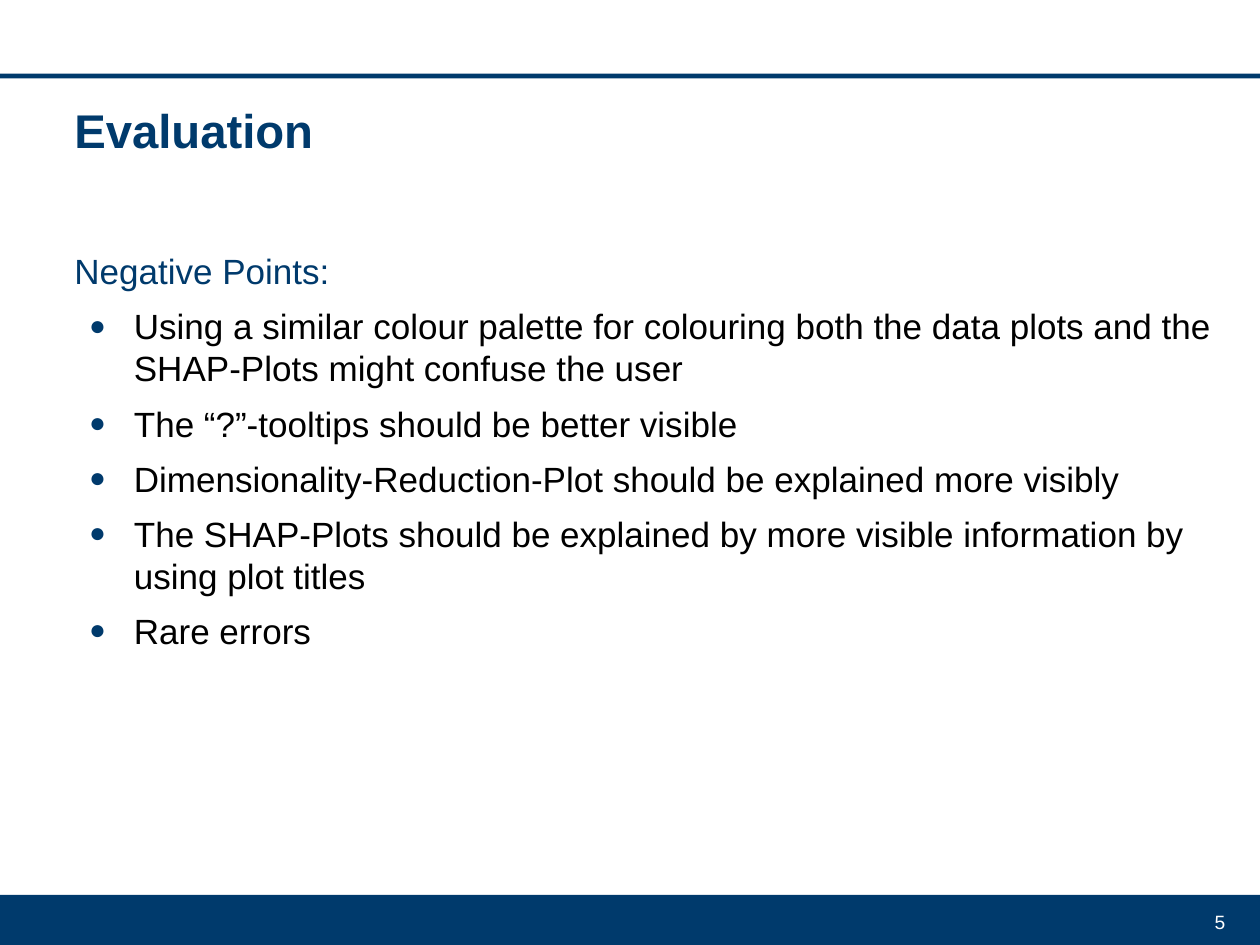
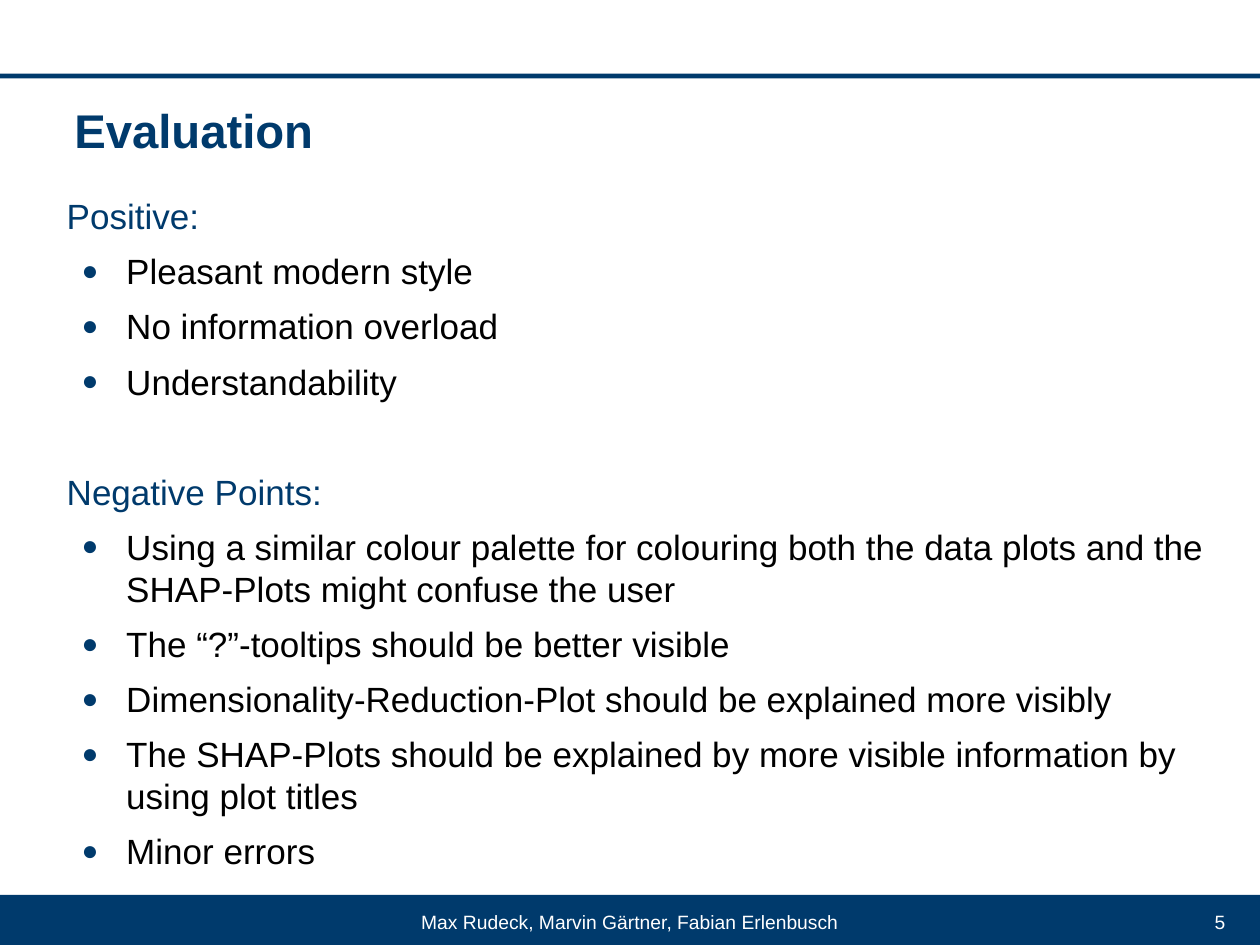
Before and after one commit to DrFab1/va_explainable_ai, a slide deck: slide 5 of VA_Projekt.ppt. Drawn at 1260x945 pixels with LibreOffice and Linux fonts; fonts in the diff are those of the drawing; background and template pictures are left out. Boxes give left, top, right and bottom in pixels: in the first picture for what was removed or moved away, otherwise in the second. Text is boxed around its words. In the diff, an @@ line names an element or a change of style, - is before the commit and + after.

```diff
--- a/VA_Projekt.ppt
+++ b/VA_Projekt.ppt
@@ text at (67,203,498,401): paragraphs added @@
+Positive:
+● Pleasant modern style
+● No information overload
+● Understandability
@@ text "Positive:": place and size @@
-text "Positive:" at (74,258,1211,645)
+text "Positive:" at (67,203,1203,865)
@@ text at (126,838,315,865): text changed @@
-● Rare errors
+● Minor errors
@@ text added at (421,915,838,932), 11 pt, text #FFFFFF @@
+Max Rudeck, Marvin Gärtner, Fabian Erlenbusch
```
Also in this commit, not shown: 4 other slides changed, 1 slide added, 1 slide removed.
